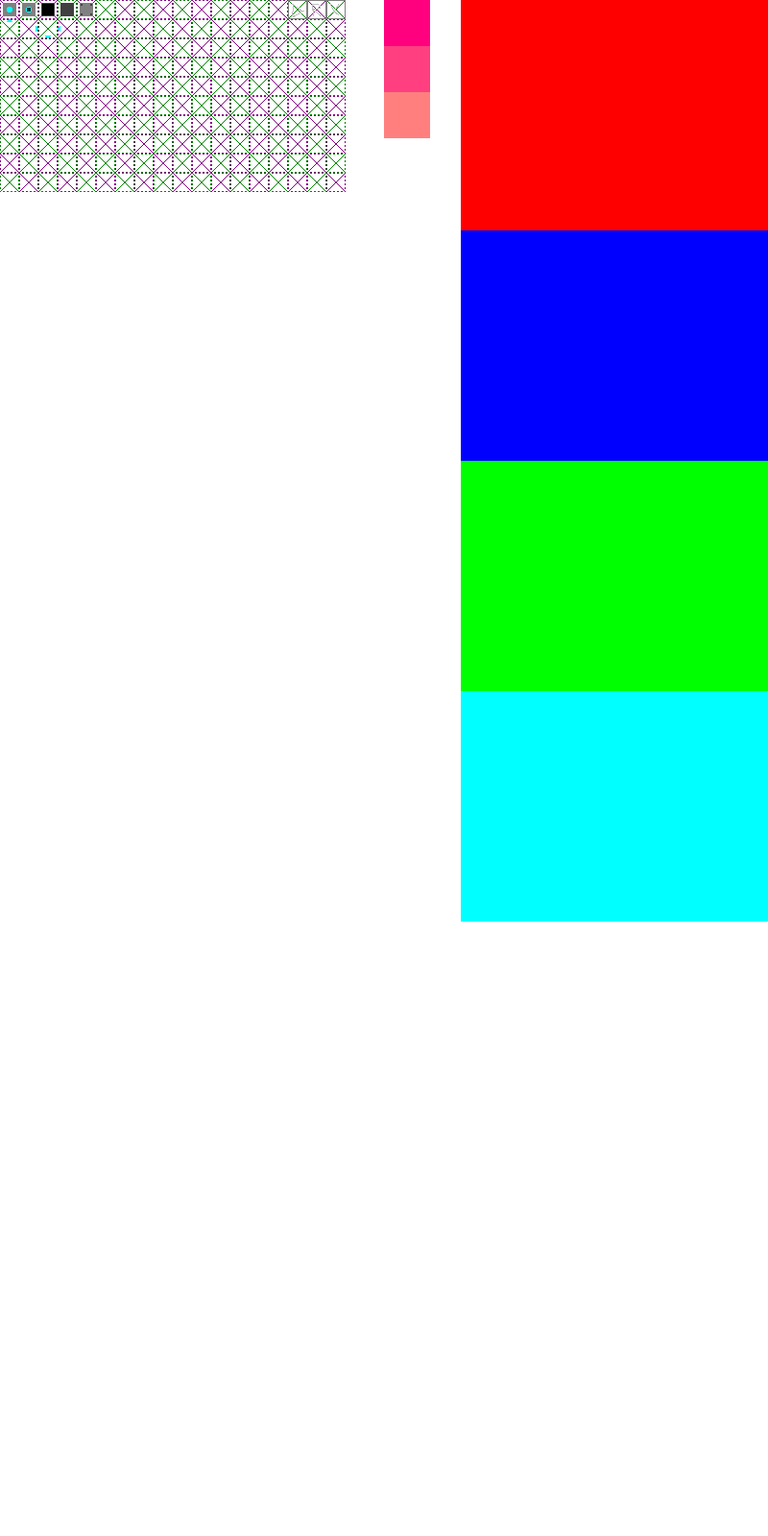
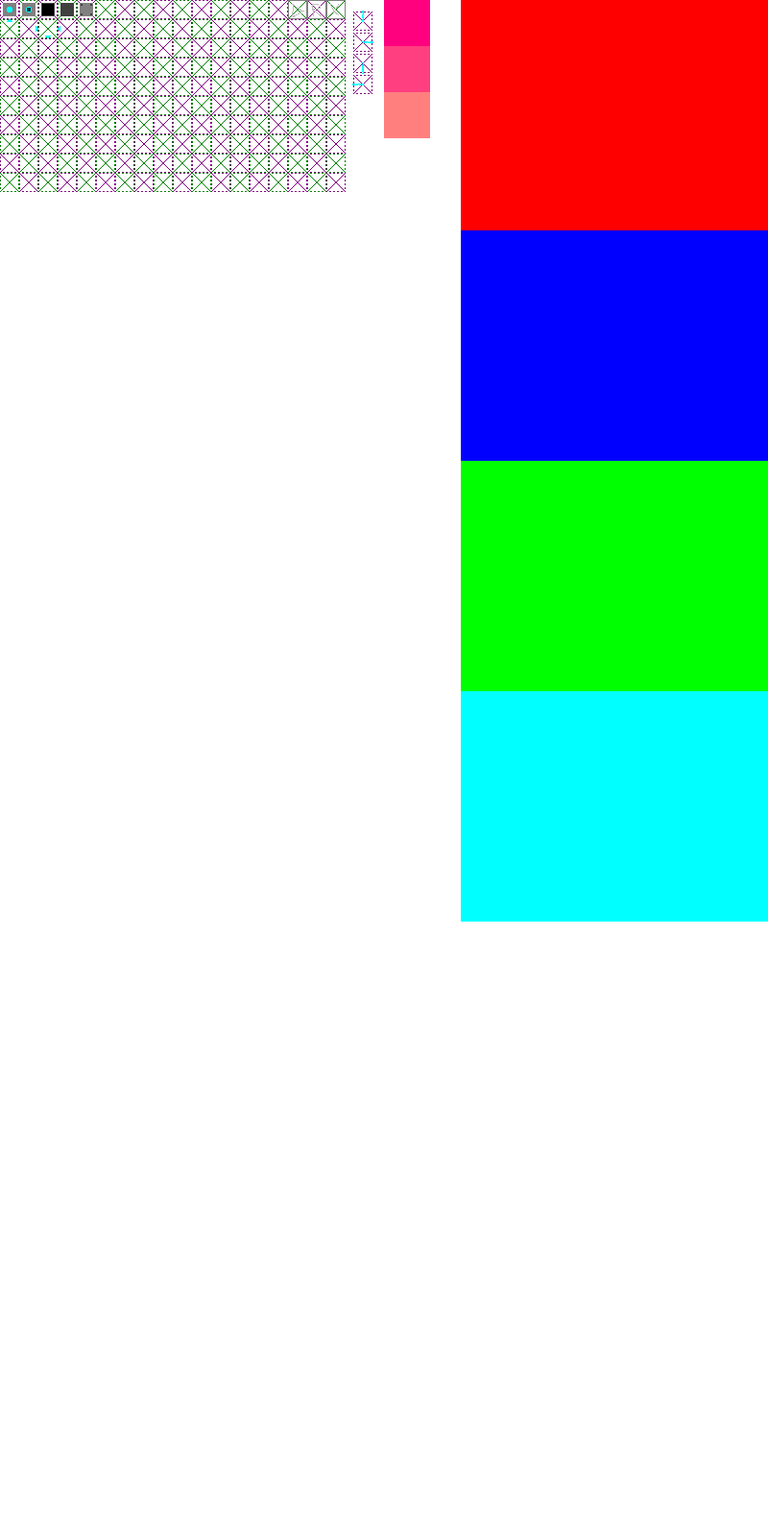
Layered file, before and after one edit (w=768, h=1536). Changes by layer:
painted on "stuff" over left=352, top=10, right=374, bottom=86
painted on "helpers" over left=353, top=11, right=373, bottom=95
